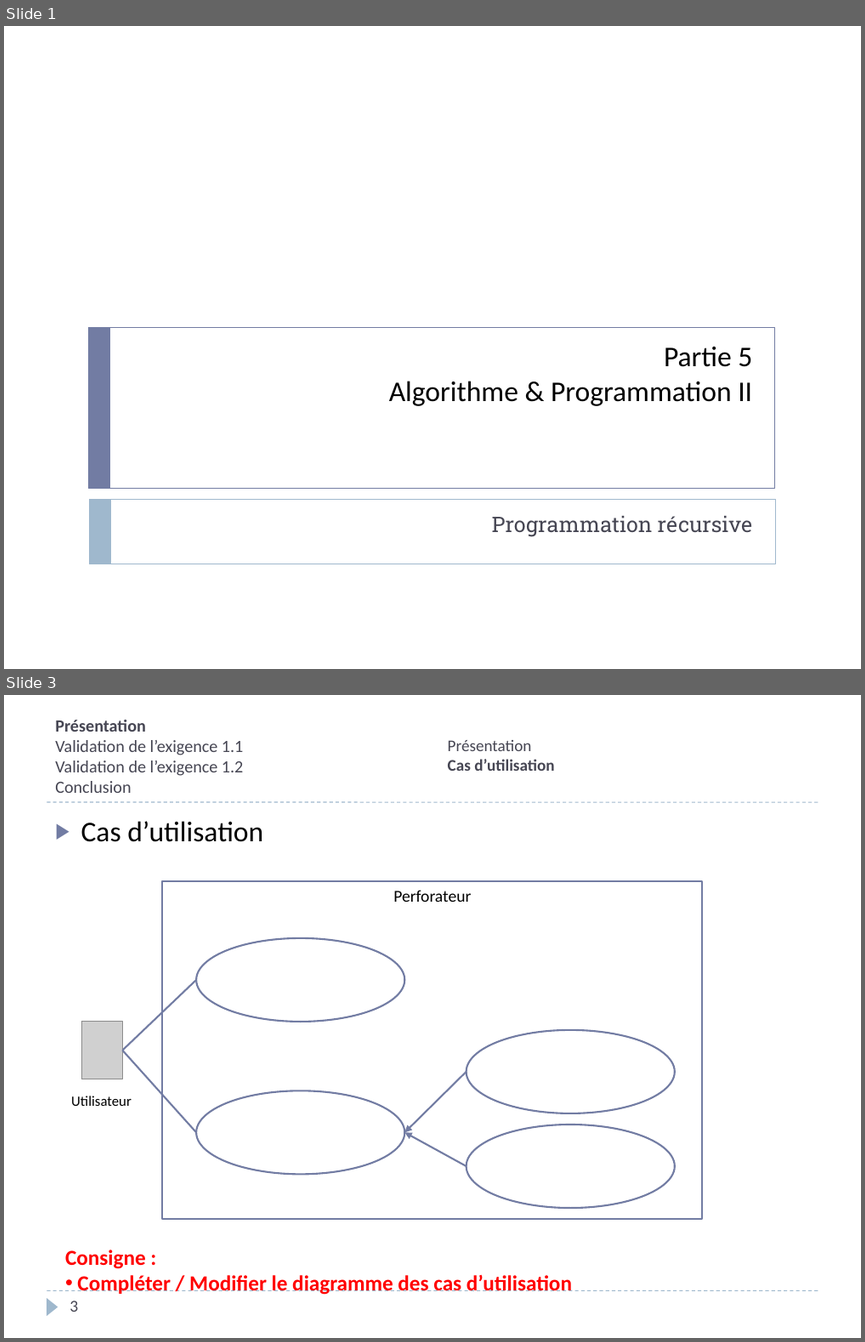
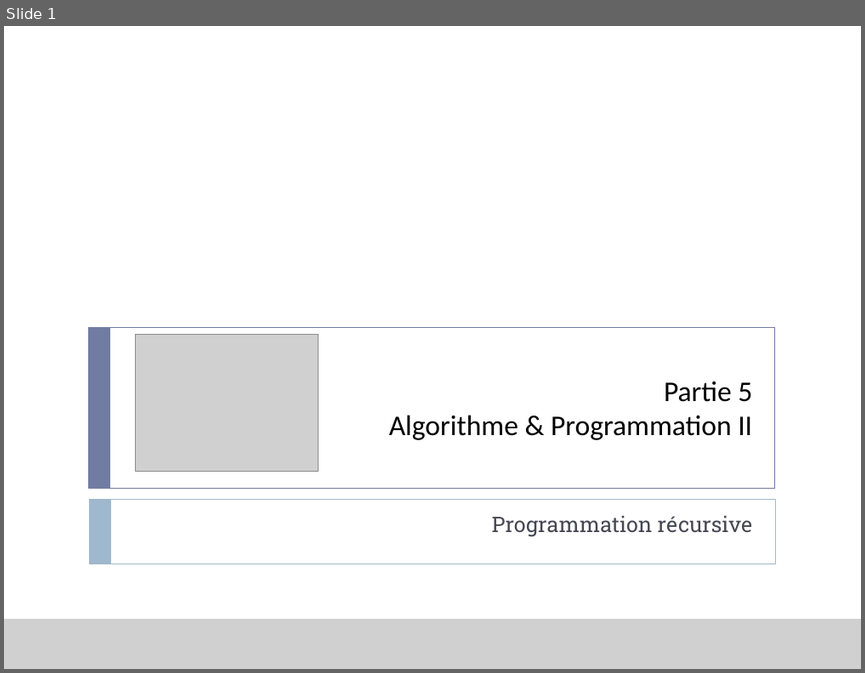
Before and after one commit to xpessoles/Informatique, a slide deck: P_05_AlgorithmiqueProgrammation/01_Recursivite/Presentation/P_05_01_Recursivite_Cours_PPT.pptx. Shown one above the other, each under a label of ours: slides 1 and 3 before the commit, slide 1 after it; the slides between them are not shown. The pictures are 865x1342 and 865x673 pixels, drawn with LibreOffice and Linux fonts; fonts in the diff are those of the drawing; grey boxes stand for pictures; background and template pictures are left out. Boxes give left, top, right and bottom in pixels: in the first picture for what was removed or moved away, otherwise in the second. Text is boxed around its words. In the diff, an @@ line names an element or a change of style, - is before the commit and + after.

```diff
--- a/P_05_AlgorithmiqueProgrammation/01_Recursivite/Presentation/P_05_01_Recursivite_Cours_PPT.pptx
+++ b/P_05_AlgorithmiqueProgrammation/01_Recursivite/Presentation/P_05_01_Recursivite_Cours_PPT.pptx
@@ slide 3 removed at [4, 695, 861, 1338], background #FFFFFF @@
@@ title removed at [55, 720, 243, 793] @@
-Présentation
-Validation de l’exigence 1.1
-Validation de l’exigence 1.2
-Conclusion
@@ text removed at [448, 740, 554, 771] @@
-Présentation
-Cas d’utilisation
@@ line removed from (46, 802) to (818, 802) @@
@@ text removed at [81, 821, 263, 842] @@
-▶ Cas d’utilisation
@@ rectangle removed at [162, 882, 703, 1219] @@
-Perforateur
@@ ellipse removed at [196, 938, 404, 1021] @@
@@ line removed from (196, 980) to (122, 1049) @@
@@ picture removed at [82, 1021, 123, 1079] @@
@@ line removed from (122, 1049) to (196, 1132) @@
@@ ellipse removed at [466, 1030, 674, 1113] @@
@@ arrow removed from (466, 1072) to (405, 1132) @@
@@ text removed at [71, 1095, 132, 1106] @@
-Utilisateur
@@ ellipse removed at [196, 1091, 404, 1174] @@
@@ ellipse removed at [466, 1124, 674, 1208] @@
@@ arrow removed from (466, 1166) to (405, 1132) @@
@@ text removed at [65, 1249, 572, 1294] @@
-Consigne :
-• Compléter / Modifier le diagramme des cas d’utilisation
@@ line removed from (46, 1291) to (818, 1291) @@
@@ triangle removed at [46, 1298, 58, 1315] @@
@@ page number removed at [69, 1300, 78, 1311] @@
-3
@@ slide 1 changed as well @@
@@ rectangle added at [4, 26, 861, 669], fill #FFFFFF at 75% opacity @@
@@ title "Partie 5 Algorithme & Programmation ...": place and size @@
-title "Partie 5 Algorithme & Programmation ..." at [389, 346, 752, 406]
+title "Partie 5 Algorithme & Programmation ..." at [389, 380, 752, 440]
@@ picture added at [136, 334, 318, 471] @@
@@ picture added at [4, 619, 861, 669] @@
```
Also in this commit, not shown: 14 slides added, 1 other slide removed, 4 other files.
